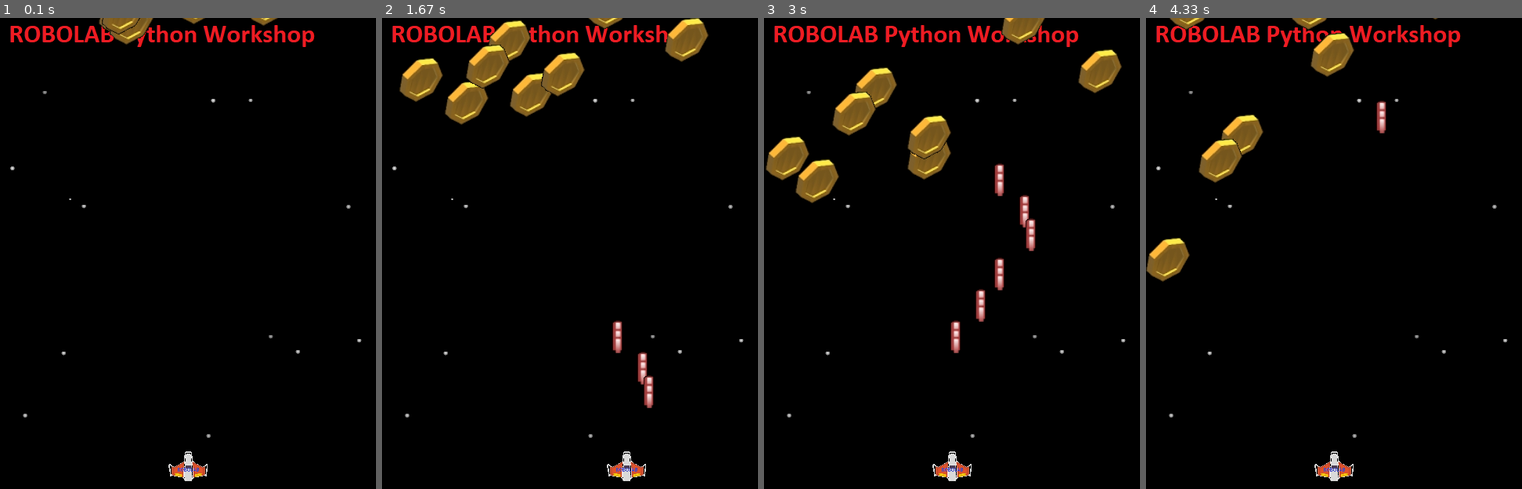
Above: before the commit, frames 1-4 (left to right).
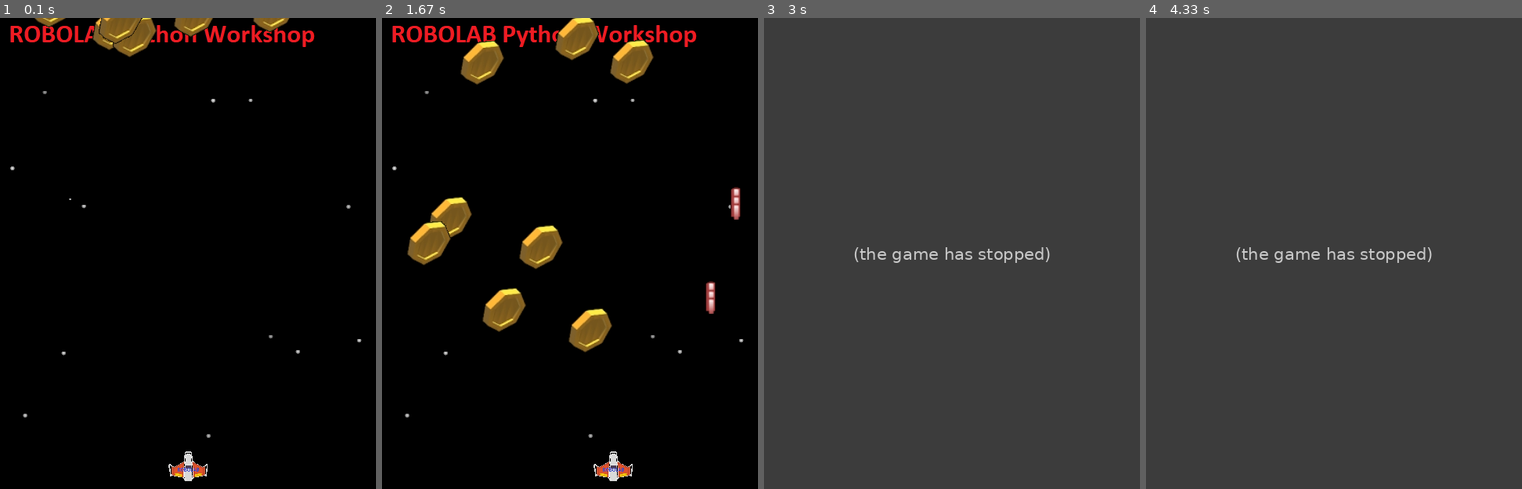
Above: after the commit, the same moments.

Repository: alkihuri/Python_Tue_1700
Game: pygame game, started from PythonGroup/Module 4/StartCraftExample/Game.py
The game is run twice, just before and just after one commit, with the same random seed, the same clock (stepped at 60 frames per second) and the same inputs.
Inputs:
- Up to frame 1 (0.1 s): no input
- Up to frame 2 (1.67 s): hold Right 0.33-0.8 s; hold Right 0.83-1.3 s; tap Space at 0.9, 1.2, 1.4 s; hold Left from 1.33 s (still down)
- Up to frame 3 (3 s): tap Space at 1.7, 1.97, 2.27 s; release Left at 1.87 s; hold Left 1.9-2.3 s
- Up to frame 4 (4.33 s): no input

The runs differ from the first frame. In frame 1, 1.3% of the frame differs, in the area x 9-78%, y 0-9%; in frame 2, 11%; in frame 3, 100%; in frame 4, 100%, in the area x 0-100%, y 0-100%.
After the commit the program exited at 2.9 s; later frames show no game.

Commit message:
The first lesson

Diff:
--- a/PythonGroup/Module 4/Lesson 1.0/Alexander/Pygame.py
+++ b/PythonGroup/Module 4/Lesson 1.0/Alexander/Pygame.py
@@ -27,3 +27,4 @@
 player = Player()
 player.nick = "Jovan"
 player.weapon = Weapon("Shotgun")
+player.level = (30)
--- a/PythonGroup/Module 4/Lesson 1.0/lesson1.py
+++ b/PythonGroup/Module 4/Lesson 1.0/lesson1.py
@@ -13,7 +13,7 @@
 def WindowSetUp(width, height):
     window  = display.set_mode((width,height))
     display.set_caption("PythonTue_1700")
-    backgroundImage = GetImage("hero.png",width,height)
+    backgroundImage = GetImage("background.jpg",width,height)
     window.blit(backgroundImage,(0,0))
     display.update()
 
@@ -21,7 +21,7 @@
 gameIsOn = True
 while gameIsOn:
     time.delay(50)
-    WindowSetUp(500,700)
+    WindowSetUp(1000,700)
     for eachEvent in event.get():
         if eachEvent.type == KEYDOWN:
             if eachEvent.key == K_SPACE:
--- a/PythonGroup/Module 4/StartCraftExample/Game.py
+++ b/PythonGroup/Module 4/StartCraftExample/Game.py
@@ -8,7 +8,7 @@
 
 WIDTH = 480
 HEIGHT = 600
-FPS = 15
+FPS = 60
 
 # Задаем цвета
 WHITE = (255, 255, 255)
Binary file added: PythonGroup/Module 4/Lesson 1.0/Resources/Images/background.jpg
